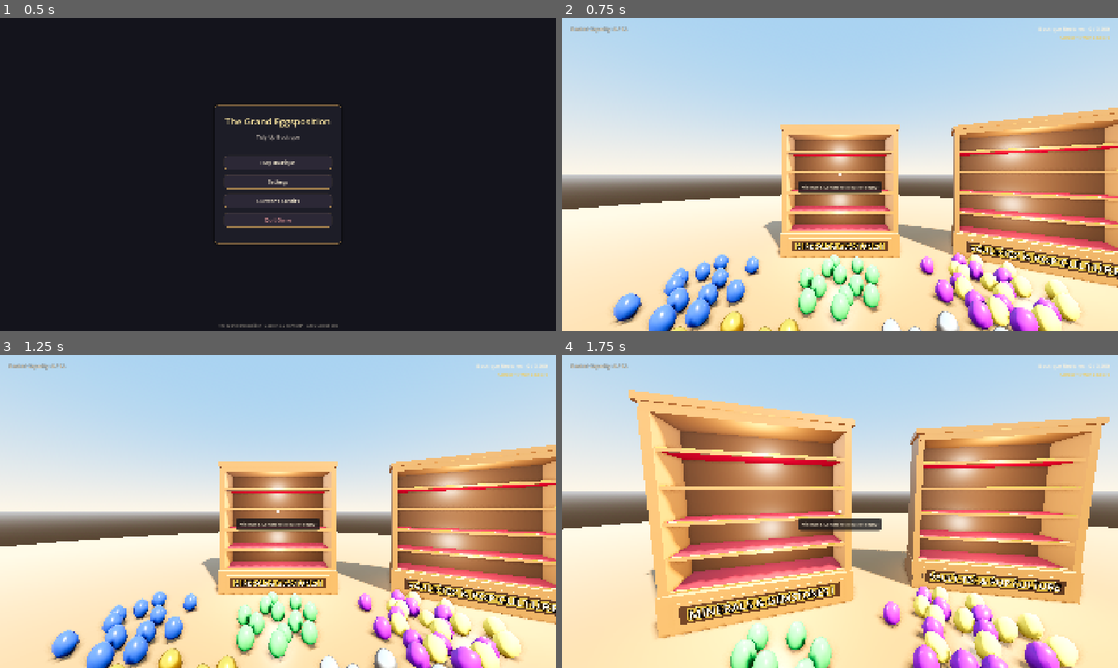
Above: before the commit, frames 1-4 (two rows, left to right).
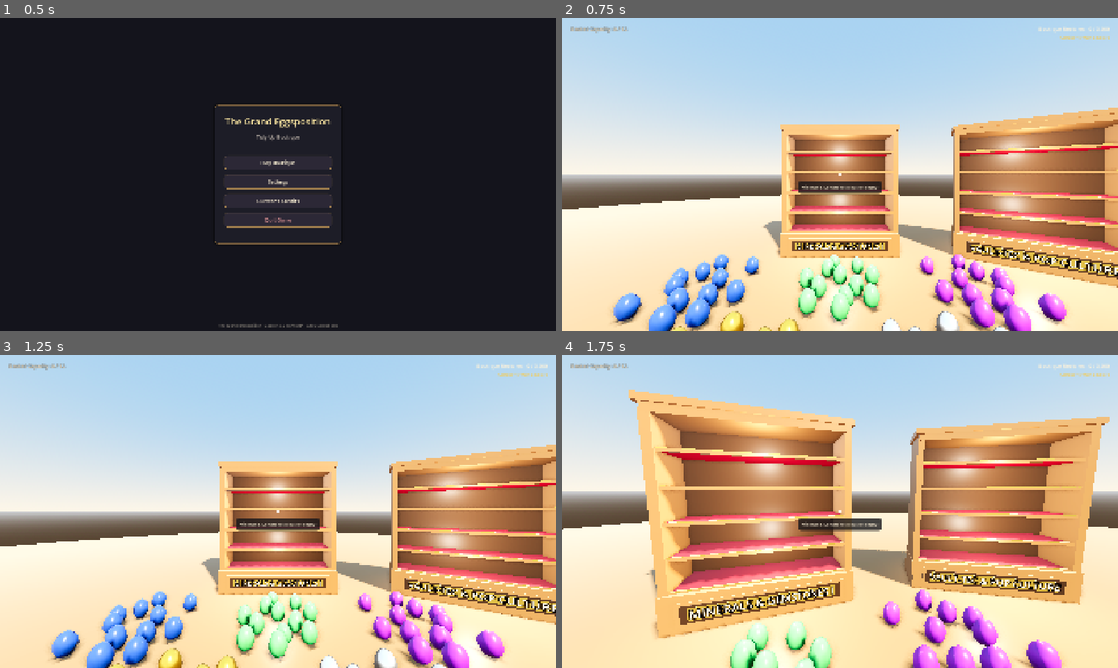
Above: after the commit, the same moments.

Repository: JS-Marinn/the-grand-eggsposition
Game: Godot game, scene res://scenes/ui/main_menu.tscn
Same seed, same stepped clock (60 frames per second), same inputs: the game is played once before the commit and once after it.
Inputs (mouse positions are in pixels of both pictures, inside the frame that each line leads up to):
- Up to frame 1 (0.5 s): no input
- Up to frame 2 (0.75 s): click "Play Boutique" at 0.5 s
- Up to frame 3 (1.25 s): no input
- Up to frame 4 (1.75 s): tap Enter at 1.25 s; move the mouse to (867, 511) at 1.27 s; press the mouse at (867, 511) at 1.28 s; hold W (move_forward) from 1.28 s (still down); tap Space at 1.52 s

Frame 1 is identical in both runs. In frame 2, 2.9% of the frame differs, in the area x 69-94%, y 74-100%; in frame 3, 3.2%; in frame 4, 3.5%, in the area x 18-94%, y 64-100%.

Commit message:
refactor(game): remove fallout egg registration and floor actors for now

Diff:
--- a/scenes/main/game.tscn
+++ b/scenes/main/game.tscn
@@ -320,55 +320,6 @@
 [node name="Egg_Emerald_12" parent="EggsOnFloor" instance=ExtResource("4_egg_scene")]
 transform = Transform3D(1, 0, 0, 0, 1, 0, 0, 0, 1, -0.1, 0.27, -3.3)
 egg_id = 11
-
-[node name="Egg_Fallout_01" parent="EggsOnFloor" instance=ExtResource("4_egg_scene")]
-transform = Transform3D(1, 0, 0, 0, 1, 0, 0, 0, 1, 1.8, 0.27, -2.1)
-egg_id = 20
-
-[node name="Egg_Fallout_02" parent="EggsOnFloor" instance=ExtResource("4_egg_scene")]
-transform = Transform3D(1, 0, 0, 0, 1, 0, 0, 0, 1, 2.2, 0.27, -2.0)
-egg_id = 20
-
-[node name="Egg_Fallout_03" parent="EggsOnFloor" instance=ExtResource("4_egg_scene")]
-transform = Transform3D(1, 0, 0, 0, 1, 0, 0, 0, 1, 2.6, 0.27, -2.2)
-egg_id = 20
-
-[node name="Egg_Fallout_04" parent="EggsOnFloor" instance=ExtResource("4_egg_scene")]
-transform = Transform3D(1, 0, 0, 0, 1, 0, 0, 0, 1, 1.7, 0.27, -2.5)
-egg_id = 20
-
-[node name="Egg_Fallout_05" parent="EggsOnFloor" instance=ExtResource("4_egg_scene")]
-transform = Transform3D(1, 0, 0, 0, 1, 0, 0, 0, 1, 2.1, 0.27, -2.4)
-egg_id = 20
-
-[node name="Egg_Fallout_06" parent="EggsOnFloor" instance=ExtResource("4_egg_scene")]
-transform = Transform3D(1, 0, 0, 0, 1, 0, 0, 0, 1, 2.5, 0.27, -2.6)
-egg_id = 20
-
-[node name="Egg_Fallout_07" parent="EggsOnFloor" instance=ExtResource("4_egg_scene")]
-transform = Transform3D(1, 0, 0, 0, 1, 0, 0, 0, 1, 2.9, 0.27, -2.5)
-egg_id = 20
-
-[node name="Egg_Fallout_08" parent="EggsOnFloor" instance=ExtResource("4_egg_scene")]
-transform = Transform3D(1, 0, 0, 0, 1, 0, 0, 0, 1, 1.9, 0.27, -2.9)
-egg_id = 20
-
-[node name="Egg_Fallout_09" parent="EggsOnFloor" instance=ExtResource("4_egg_scene")]
-transform = Transform3D(1, 0, 0, 0, 1, 0, 0, 0, 1, 2.3, 0.27, -2.8)
-egg_id = 20
-
-[node name="Egg_Fallout_10" parent="EggsOnFloor" instance=ExtResource("4_egg_scene")]
-transform = Transform3D(1, 0, 0, 0, 1, 0, 0, 0, 1, 2.7, 0.27, -3.0)
-egg_id = 20
-
-[node name="Egg_Fallout_11" parent="EggsOnFloor" instance=ExtResource("4_egg_scene")]
-transform = Transform3D(1, 0, 0, 0, 1, 0, 0, 0, 1, 2.0, 0.27, -3.2)
-egg_id = 20
-
-[node name="Egg_Fallout_12" parent="EggsOnFloor" instance=ExtResource("4_egg_scene")]
-transform = Transform3D(1, 0, 0, 0, 1, 0, 0, 0, 1, 2.4, 0.27, -3.3)
-egg_id = 20
-
 [node name="HUD" parent="." instance=ExtResource("2_hud_scene")]
 
 [node name="PauseMenu" parent="." instance=ExtResource("5_pause_scene")]
--- a/scripts/autoload/game_manager.gd
+++ b/scripts/autoload/game_manager.gd
@@ -42,7 +42,6 @@
 	_register_egg(11, "EGG_EMERALD", EggData.EggSeries.MINERALS_GEMS, 1, 5, Color(0.1, 0.72, 0.35), 0.2, 0.3)
 
 	# Showcase 2: Pop Culture & Vault Lore (5 tiers)
-	_register_egg(20, "EGG_FALLOUT", EggData.EggSeries.POP_CULTURE, 2, 1, Color(0.95, 0.78, 0.22), 0.7, 0.05)
 	_register_egg(13, "EGG_SAPPHIRE", EggData.EggSeries.MINERALS_GEMS, 2, 2, Color(0.06, 0.18, 0.62), 0.15, 0.4)
 	_register_egg(14, "EGG_ROSE_QUARTZ", EggData.EggSeries.MINERALS_GEMS, 2, 3, Color(0.94, 0.68, 0.76), 0.28, 0.05)
 	_register_egg(15, "EGG_OBSIDIAN", EggData.EggSeries.MINERALS_GEMS, 2, 4, Color(0.12, 0.12, 0.14), 0.12, 0.8)
